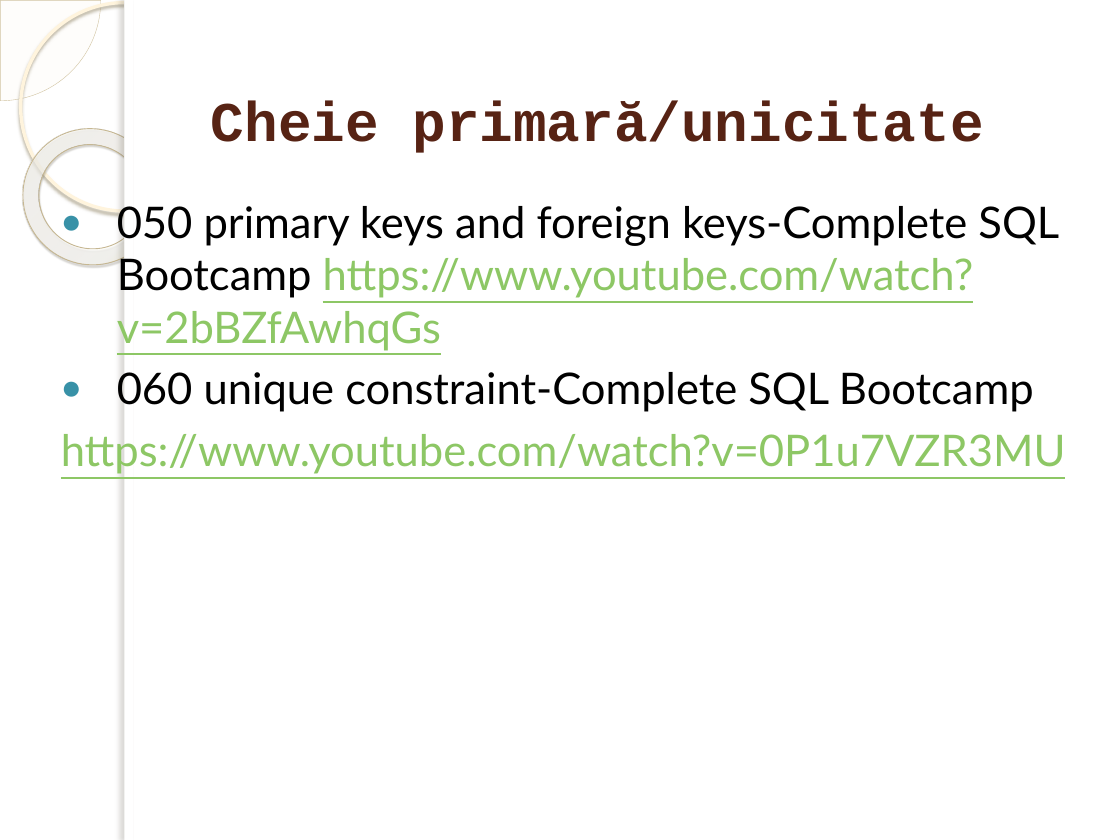
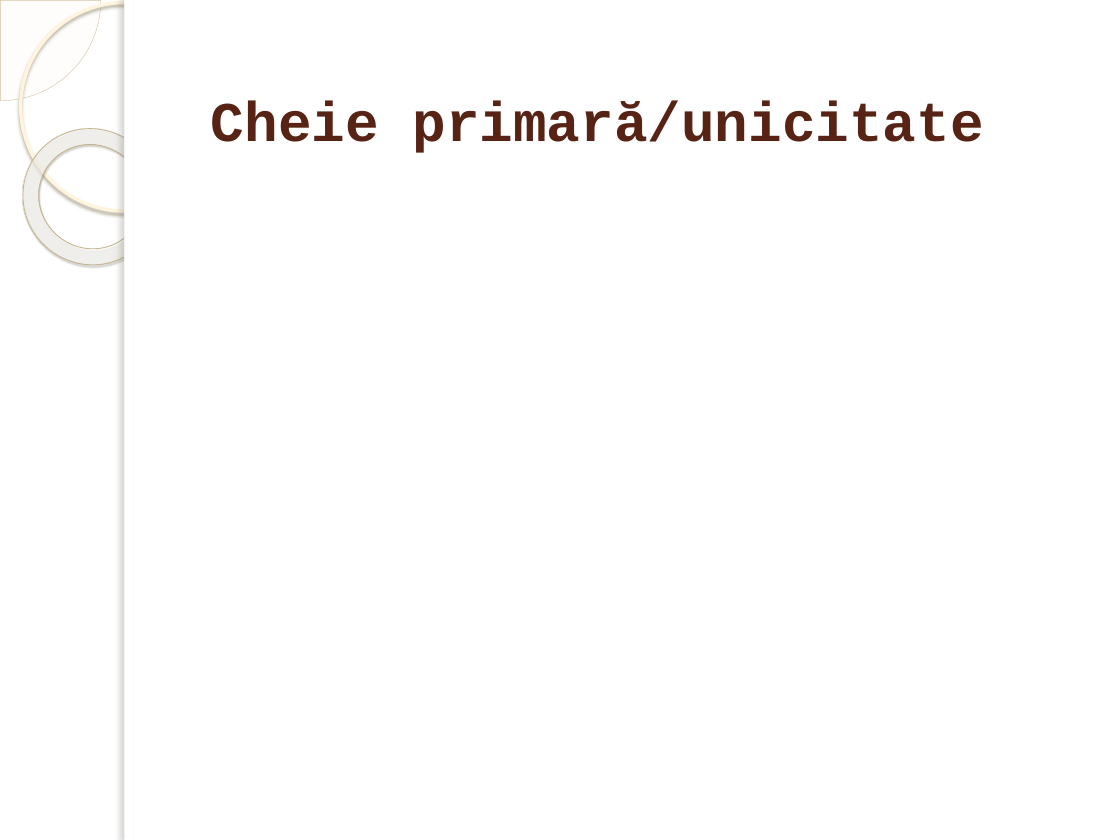
Before and after one commit to marinfotache/Baze-de-date-I, a slide deck: slide 20 of 10_SQL1_Crearea_BD_si_actualizare/10_SQL1_Crearea_BD_si_actualizare.pptx. Drawn at 1120x840 pixels with LibreOffice and Linux fonts; fonts in the diff are those of the drawing; background and template pictures are left out. Boxes give left, top, right and bottom in pixels: in the first picture for what was removed or moved away, otherwise in the second. Text is boxed around its words. In the diff, an @@ line names an element or a change of style, - is before the commit and + after.

```diff
--- a/10_SQL1_Crearea_BD_si_actualizare/10_SQL1_Crearea_BD_si_actualizare.pptx
+++ b/10_SQL1_Crearea_BD_si_actualizare/10_SQL1_Crearea_BD_si_actualizare.pptx
@@ text removed at bbox=[61, 206, 1066, 474] @@
-● 050 primary keys and foreign keys-Complete SQL Bootcamp https://www.youtube.com/watch?v=2bBZfAwhqGs
-● 060 unique constraint-Complete SQL Bootcamp
-https://www.youtube.com/watch?v=0P1u7VZR3MU
```
Also in this commit, not shown: 8 other slides changed.
